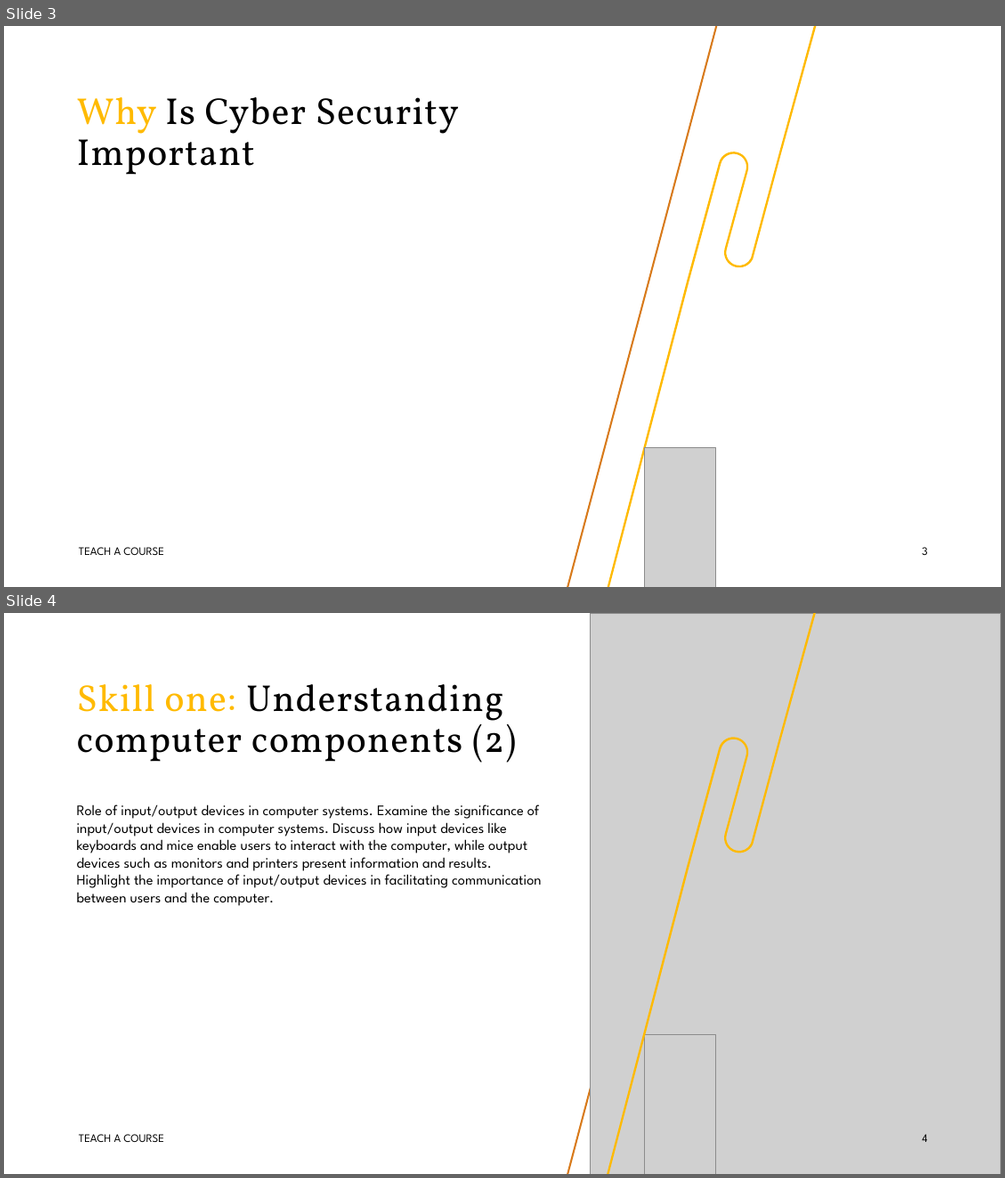
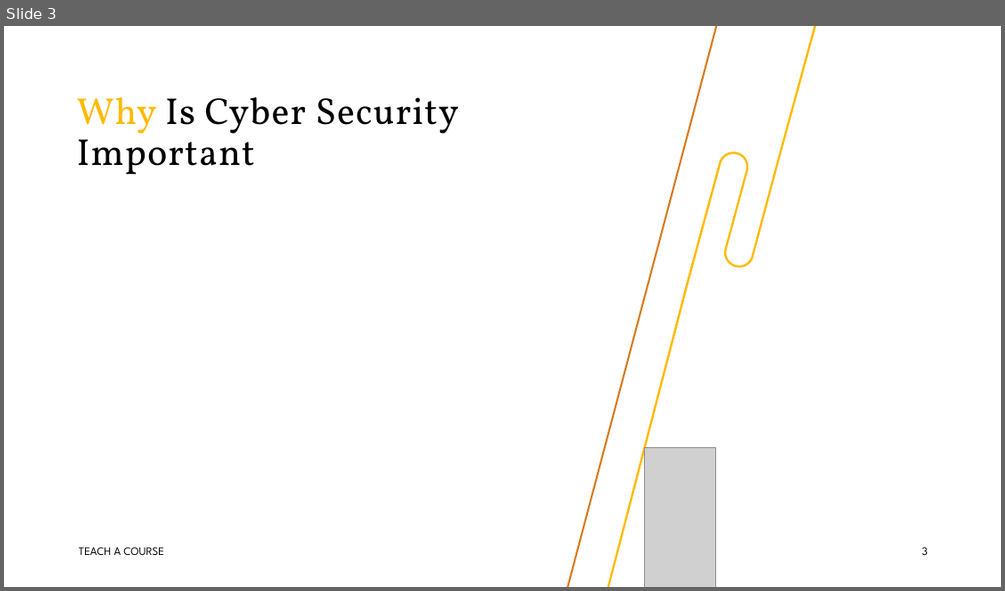
Before and after one commit to noelleon04/CEP-146-GroupProject, a slide deck: Cyber Security Presentation.pptx. Shown one above the other, each under a label of ours: slides 3 and 4 before the commit, slide 3 after it. The pictures are 1005x1178 and 1005x591 pixels, drawn with LibreOffice and Linux fonts; fonts in the diff are those of the drawing; grey boxes stand for pictures; background and template pictures are left out. Boxes give left, top, right and bottom in pixels: in the first picture for what was removed or moved away, otherwise in the second. Text is boxed around its words. In the diff, an @@ line names an element or a change of style, - is before the commit and + after.

Commit message:
i finished slides 3 and 4. waiting for other people

```diff
--- a/Cyber Security Presentation.pptx
+++ b/Cyber Security Presentation.pptx
@@ slide 4 removed at (x1=4, y1=613, x2=1001, y2=1174), background #FFFFFF; not listed: 1 template element that a slide beside it also shows @@
@@ picture removed at (x1=590, y1=613, x2=1001, y2=1174) @@
@@ freeform shape removed at (x1=607, y1=613, x2=816, y2=1174) @@
@@ title removed at (x1=77, y1=684, x2=516, y2=763) @@
-Skill one: Understanding computer components (2)
@@ text removed at (x1=77, y1=804, x2=542, y2=906) @@
-Role of input/output devices in computer systems. Examine the significance of input/output devices in computer systems. Discuss how input devices like keyboards and mice enable users to interact with the computer, while output devices such as monitors and printers present information and results. Highlight the importance of input/output devices in facilitating communication between users and the computer.
@@ picture removed at (x1=644, y1=1035, x2=716, y2=1174) @@
@@ text removed at (x1=79, y1=1134, x2=164, y2=1142) @@
-TEACH A COURSE
@@ page number removed at (x1=922, y1=1134, x2=927, y2=1142) @@
-4
```
Also in this commit, not shown: 3 slides added, 3 other slides removed, 1 other file.
